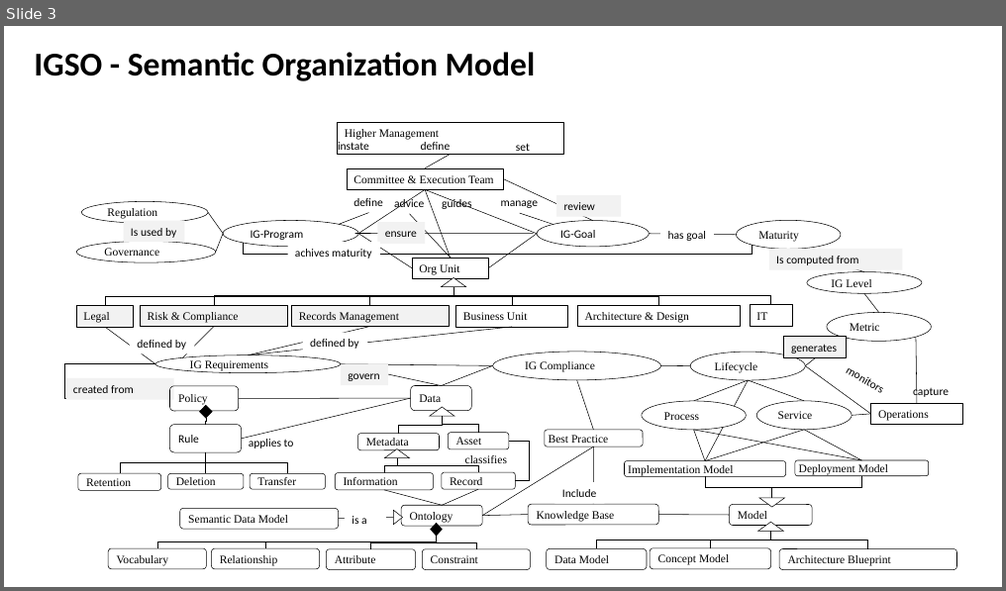
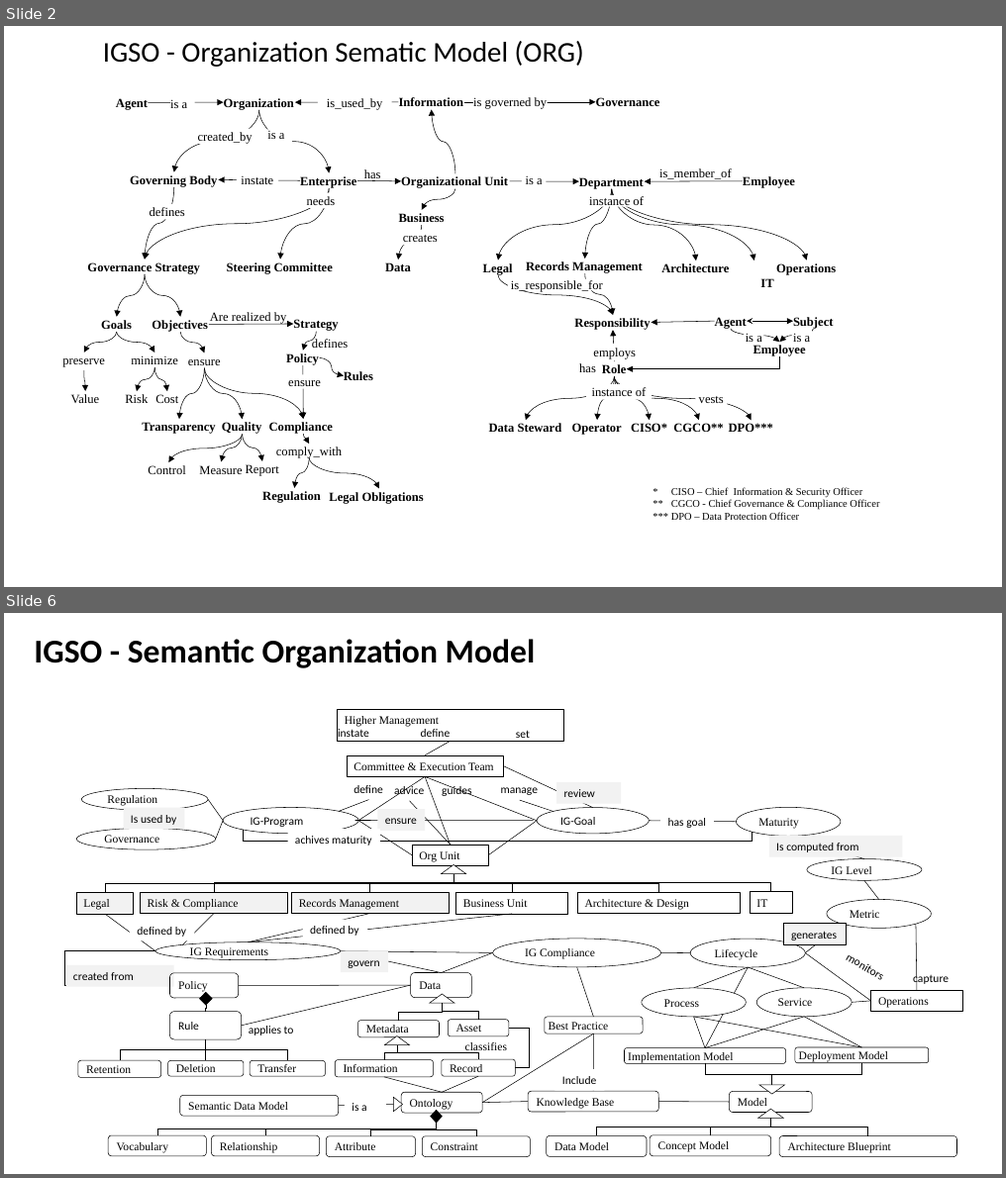
Before and after one commit to alphaOmegaOnGithub/igsonto, a slide deck: ppt/IGSO-Frameworksv0.9.pptx. Shown one above the other, each under a label of ours: slide 3 before the commit, slides 2 and 6 after it; the slides between them are not shown. The pictures are 1006x591 and 1006x1178 pixels, drawn with LibreOffice and Linux fonts; fonts in the diff are those of the drawing. Boxes give left, top, right and bottom in pixels: in the first picture for what was removed or moved away, otherwise in the second. Text is boxed around its words. In the diff, an @@ line names an element or a change of style, - is before the commit and + after.

```diff
--- a/ppt/IGSO-Frameworksv0.9.pptx
+++ b/ppt/IGSO-Frameworksv0.9.pptx
@@ slide 2 added at [4,26,1002,587], background #FFFFFF @@
@@ text added at [103,41,584,67], 27.5 pt, text #000000 @@
+IGSO - Organization Sematic Model (ORG)
@@ text added at [116,98,148,110], 12 pt, text #000000, bold @@
+Agent
@@ curved arrow added from (148, 103) to (224, 102), #000000 0.5 pt @@
@@ text added at [170,99,188,108], 12 pt, text #000000 @@
+is a
@@ group added at [62,94,836,504]: 59 texts, 42 curved arrows, 10 rectangles, 9 arrows, 1 double arrow, 1 elbow arrow @@
+Enterprise
+Organizational Unit
+Department
+Records Management
+Legal
+Architecture
+Operations
+IT
+Organization
+Steering Committee
+Governing Body
+Data Steward
+Operator
+Employee
+CISO*
+CGCO**
+DPO***
+Subject
+Agent
+Role
+vests
+Goals
+Objectives
+Quality
+Compliance
+Responsibility
+Governance Strategy
+Employee
+Value
+Risk
+Cost
+preserve
+minimize
+instate
+needs
+ensure
+Strategy
+Control
+Measure
+Transparency
+Regulation
+Report
+comply_with
+created_by
+Information
+is a
+has
+is governed by
+has
+is_member_of
+instance of
+Are realized by
+Policy
+defines
+Business
+Legal Obligations
+instance of
+is a
+is a
+ensure
+Governance
+is_used_by
+is a
+is_responsible_for
+employs
+defines
+Data
+creates
+Rules
@@ text added at [671,487,879,520], 10 pt, text #000000 @@
+* CISO – Chief Information & Security Officer
+** CGCO - Chief Governance & Compliance Officer
+*** DPO – Data Protection Officer
@@ what was slide 3 is now slide 6 @@
```
Also in this commit, not shown: 3 slides changed, 2 other slides added, 4 slides removed.
